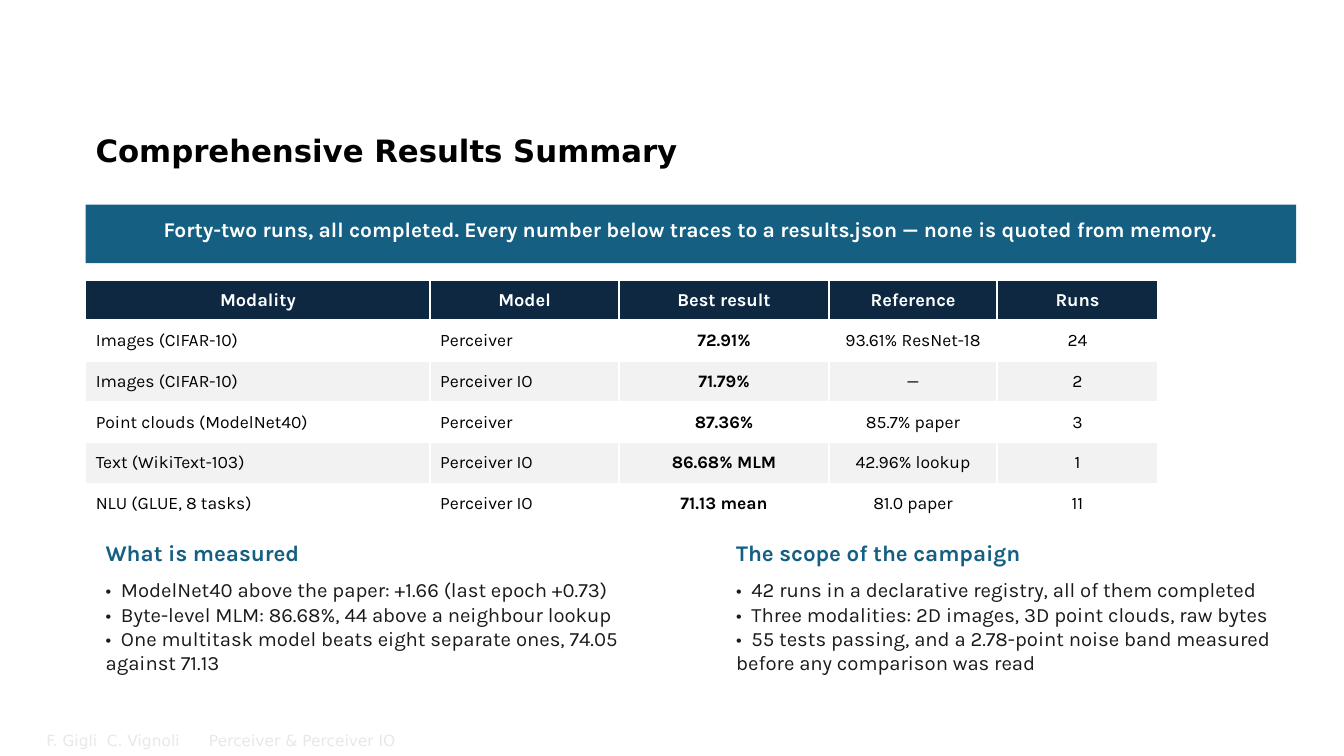
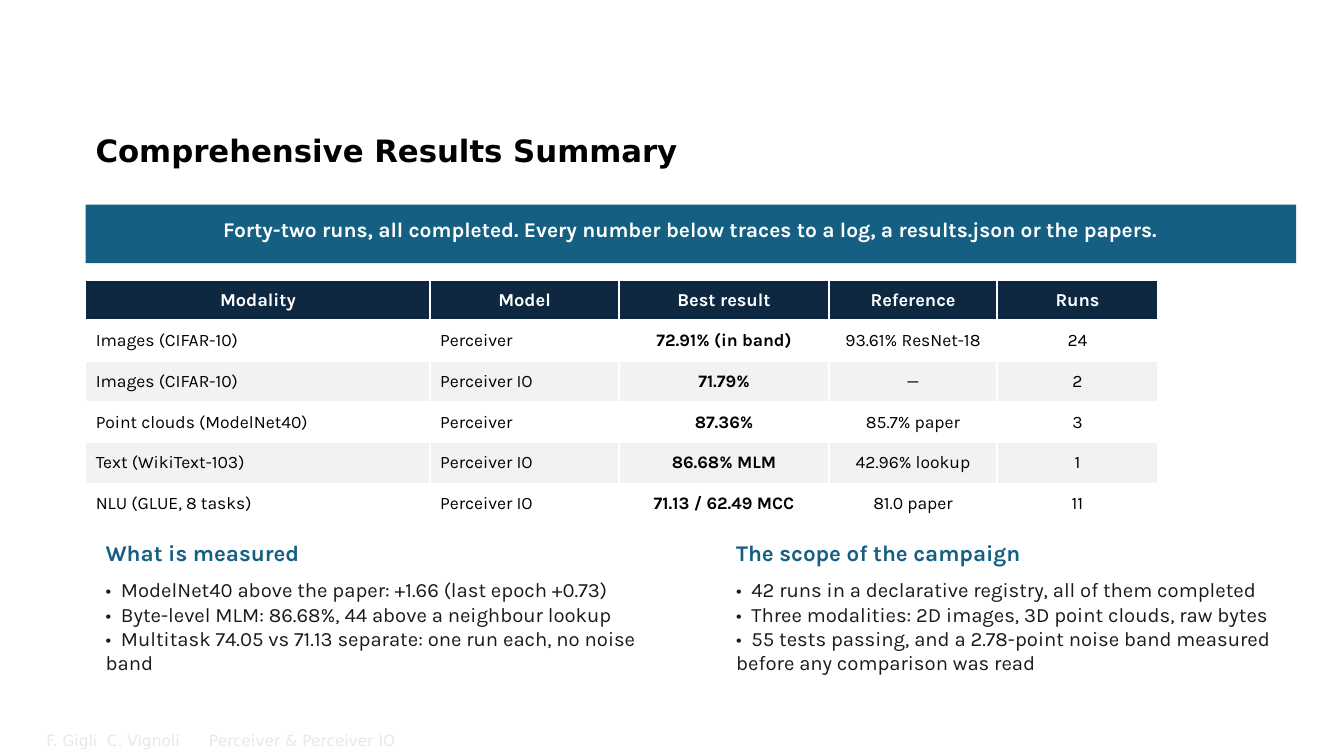
Before and after one commit to FrancescoGigli/Perceiver_project, a slide deck: slide 35 of sito/slide/Perceiver & Perceiver IO.pptx. Drawn at 1344x756 pixels with LibreOffice and Linux fonts; fonts in the diff are those of the drawing; background and template pictures are left out. Boxes give left, top, right and bottom in pixels: in the first picture for what was removed or moved away, otherwise in the second. Text is boxed around its words. In the diff, an @@ line names an element or a change of style, - is before the commit and + after.

Commit message:
Materiali allineati al codice e alla lezione rivista
Dispensa, deck beamer e deck PowerPoint, README e pagina iniziale dicono ora le stesse
cose della lezione, verificate su codice, log e PDF dei paper.

- Dispensa (220 pagine): cross-attention del nostro codice a 1 testa con d = 261
  (non 8 teste da 64), LayerNorm con radice di (sigma^2 + eps), residual del backward
  sommata a L' e non ai latenti normalizzati, init di default di PyTorch (niente Xavier),
  troncamento a +-2 sigma, Tab. 5 come "latent transformer essenziale", Tab. 6 completa,
  Fourier con frequenze equispaziate, Fig. 5 con i valori del grafico, Perceiver IO
  (84.5 con Fourier, patch audio, query da 1026, N e D non dichiarati), capitolo del
  progetto (e02 atteso per costruzione, seed che sposta lo split, CoLA in Matthews
  62.49/65.41, e23/e24/e27/e28 instabili, ModelNet40 senza banda, ResNet con la sua
  ricetta), riferimenti teorici (LSTM a 6 equazioni, LAMB, weight decay, dropout, He,
  equivarianza, softmax, flusso ottico e GLUE di IO).
- Beamer (41 pagine) e PowerPoint: stesse correzioni in inglese, formula del trust
  ratio, otto figure rigenerate da _diag/figure_risultati42.py (run instabili marcate,
  seed e split, ricette diverse, CoLA in Matthews); nuovo anello
  _diag/allinea_rev_20260927.py per il PowerPoint.
- README, progetto/README e pagina iniziale: numeri e cautele aggiornati (42 run su 42,
  59 voci di glossario, 41 pagine del deck, 220 della dispensa).
- Lezione: backward della LayerNorm, self-attention equivariante, e27 fra le run instabili.

```diff
--- a/sito/slide/Perceiver & Perceiver IO.pptx
+++ b/sito/slide/Perceiver & Perceiver IO.pptx
@@ text at (223, 222, 1157, 243): text changed @@
-Forty-two runs, all completed. Every number below traces to a results.json — none is quoted from memory.
+Forty-two runs, all completed. Every number below traces to a log, a results.json or the papers.
@@ table at (86, 280, 1159, 524) @@
-row 2, column 3: 72.91%
+row 2, column 3: 72.91% (in band)
-row 6, column 3: 71.13 mean
+row 6, column 3: 71.13 / 62.49 MCC
@@ text at (106, 632, 635, 671): text changed @@
-• One multitask model beats eight separate ones, 74.05 against 71.13
+• Multitask 74.05 vs 71.13 separate: one run each, no noise band
```
Also in this commit, not shown: 25 other slides changed, 18 other files.
